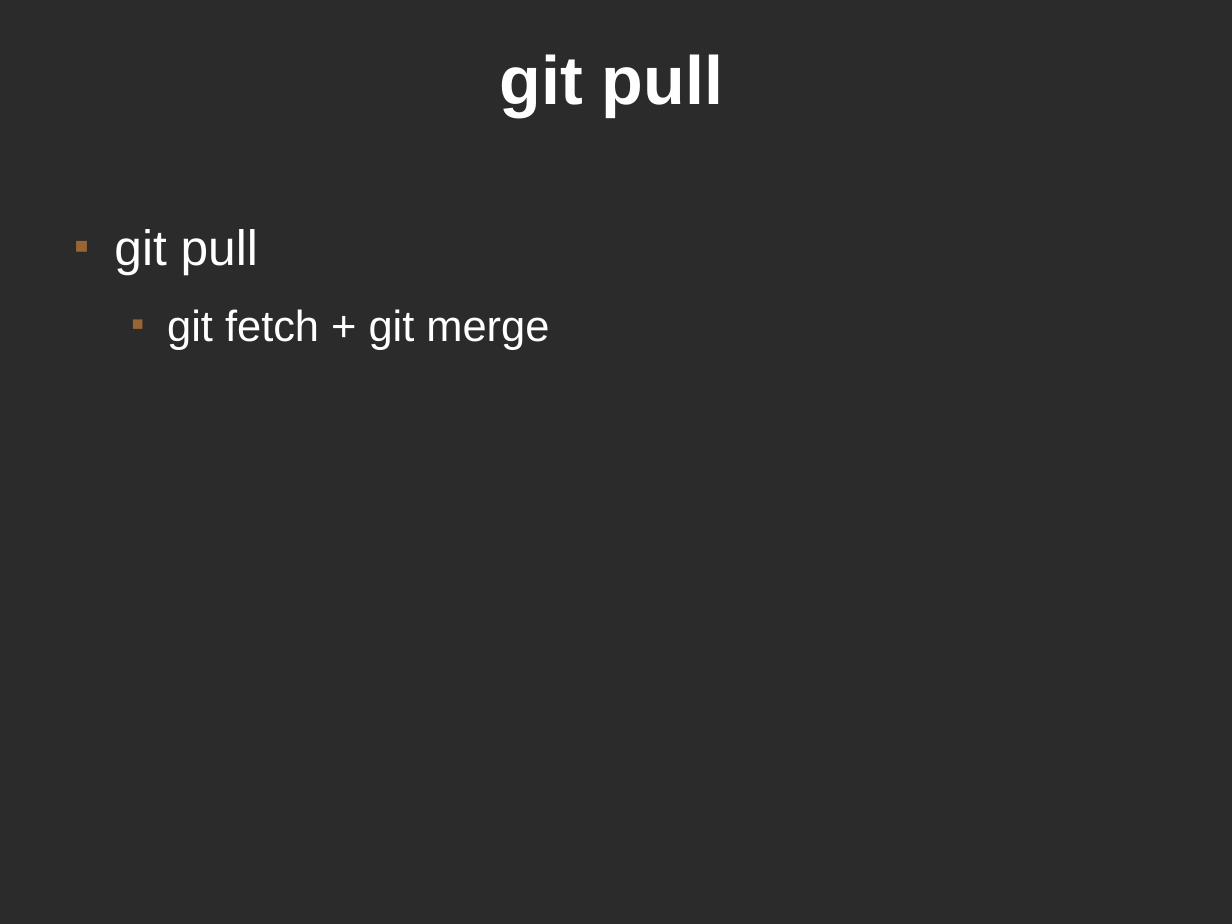
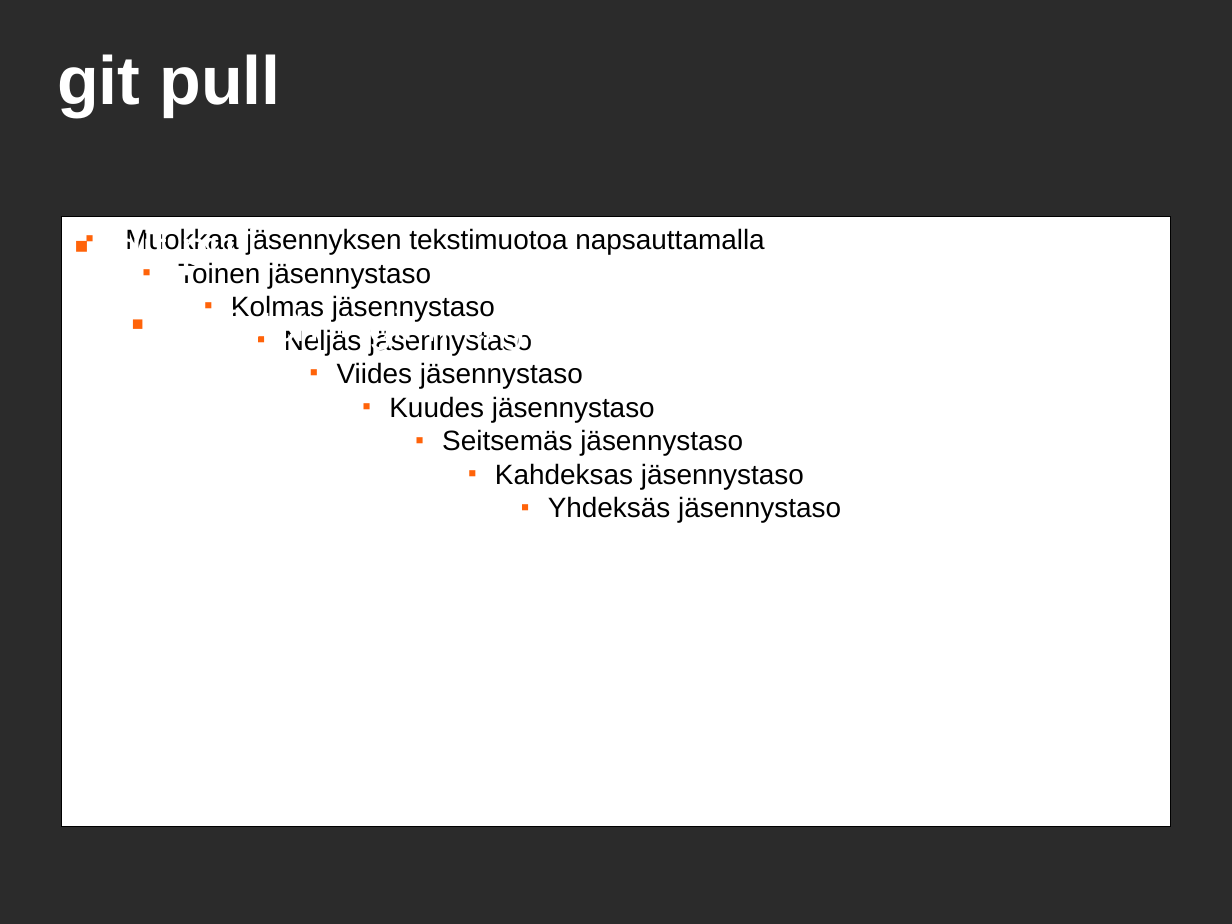
Before and after one commit to glonnon/git-demo, a slide deck: slide 31 of git_boise_web_tech.odp. Drawn at 1232x924 pixels with LibreOffice and Linux fonts; fonts in the diff are those of the drawing; background and template pictures are left out; a plain dark background stands for a picture behind light text. Boxes give left, top, right and bottom in pixels: in the first picture for what was removed or moved away, otherwise in the second. Text is boxed around its words. In the diff, an @@ line names an element or a change of style, - is before the commit and + after.

```diff
--- a/git_boise_web_tech.odp
+++ b/git_boise_web_tech.odp
@@ title "git pull" at [57,54,280,117]: alignment centre to left @@
@@ text "git pull" at [114,228,549,350]: bullet colour #996633 to #FF6309 @@
@@ rectangle added at [61,216,1171,826], fill #FFFFFF, outline #000000 0 pt, 18 pt, text #000000 @@
+■ Muokkaa jäsennyksen tekstimuotoa napsauttamalla
+  ■ Toinen jäsennystaso
+    ■ Kolmas jäsennystaso
+      ■ Neljäs jäsennystaso
+        ■ Viides jäsennystaso
+          ■ Kuudes jäsennystaso
+            ■ Seitsemäs jäsennystaso
+              ■ Kahdeksas jäsennystaso
+                ■ Yhdeksäs jäsennystaso
```
Also in this commit, not shown: 42 other slides changed.
